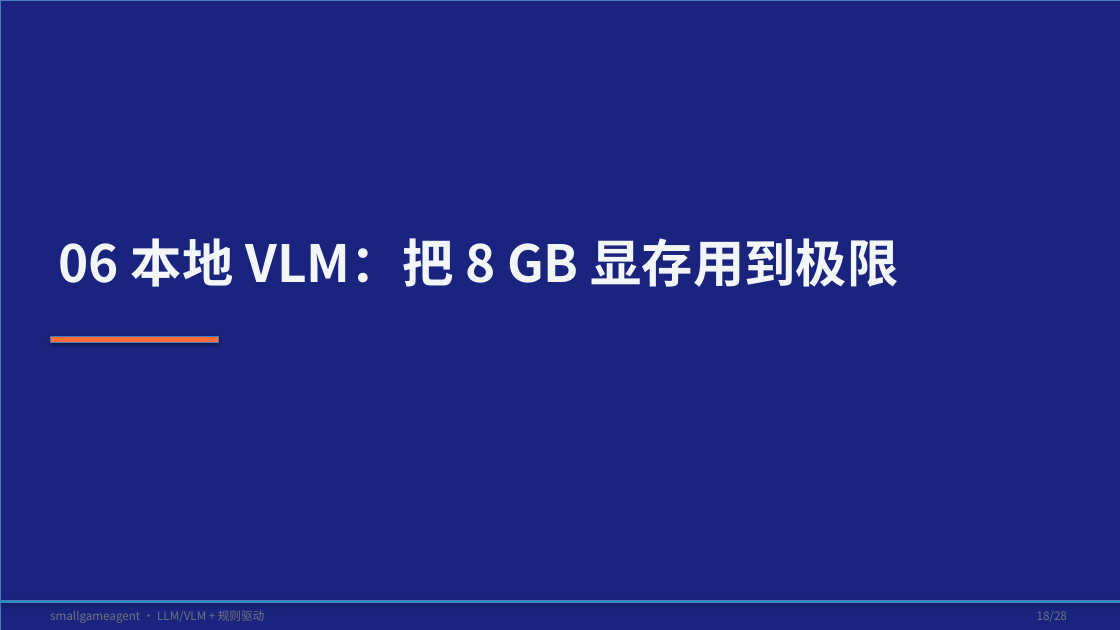
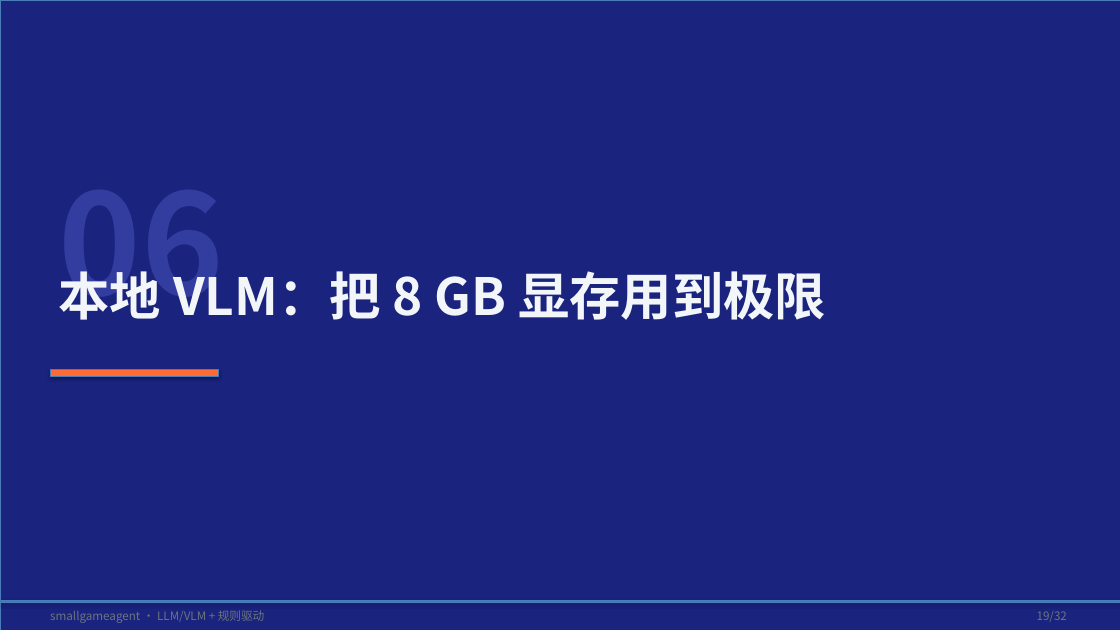
Before and after one commit to tzhazuma/smallgameagent, a slide deck: slide 19 of reports/smallgameagent_report.pptx (slide 18 before the commit). Drawn at 1120x630 pixels with LibreOffice and Linux fonts; fonts in the diff are those of the drawing. Boxes give left, top, right and bottom in pixels: in the first picture for what was removed or moved away, otherwise in the second. Text is boxed around its words. In the diff, an @@ line names an element or a change of style, - is before the commit and + after.

```diff
--- a/reports/smallgameagent_report.pptx
+++ b/reports/smallgameagent_report.pptx
@@ text at box(59, 271, 826, 320): text changed @@
-06 本地 VLM：把 8 GB 显存用到极限
+本地 VLM：把 8 GB 显存用到极限
@@ text added at box(59, 271, 224, 320), 120 pt, text #333DA0, bold @@
+06
@@ rectangle: place and size @@
-rectangle at box(50, 336, 218, 343)
+rectangle at box(50, 370, 218, 376)
@@ text at box(1037, 611, 1067, 621): text changed @@
-18/28
+19/32
```
Also in this commit, not shown: 26 other slides changed, 5 slides added, 1 slide removed, 8 other files.
